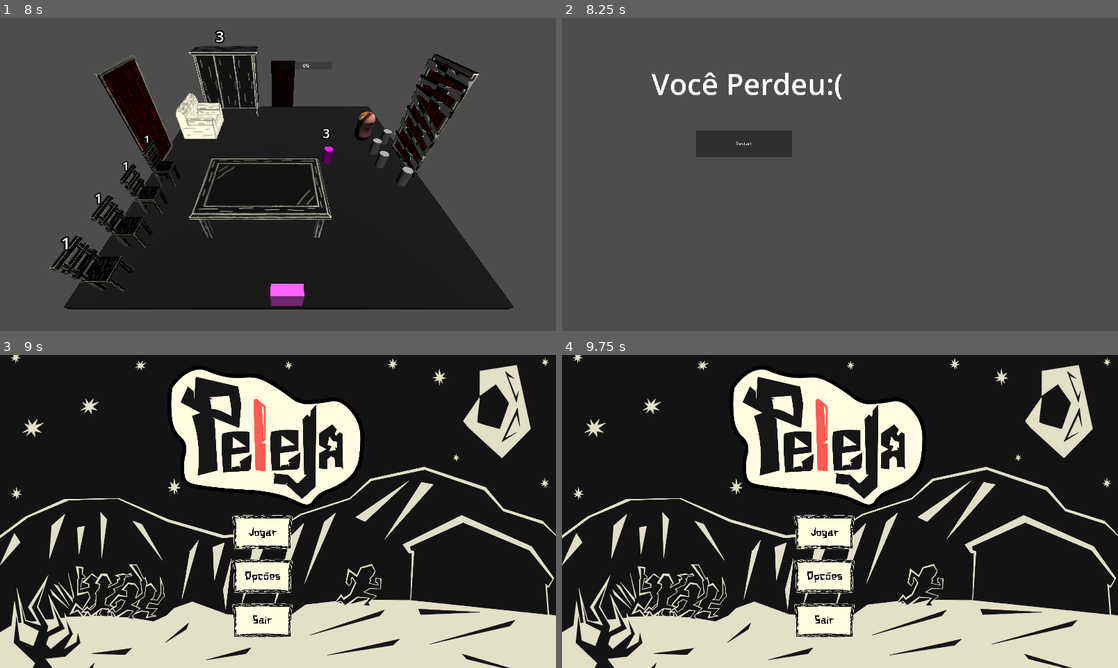
Above: before the commit, frames 1-4 (two rows, left to right).
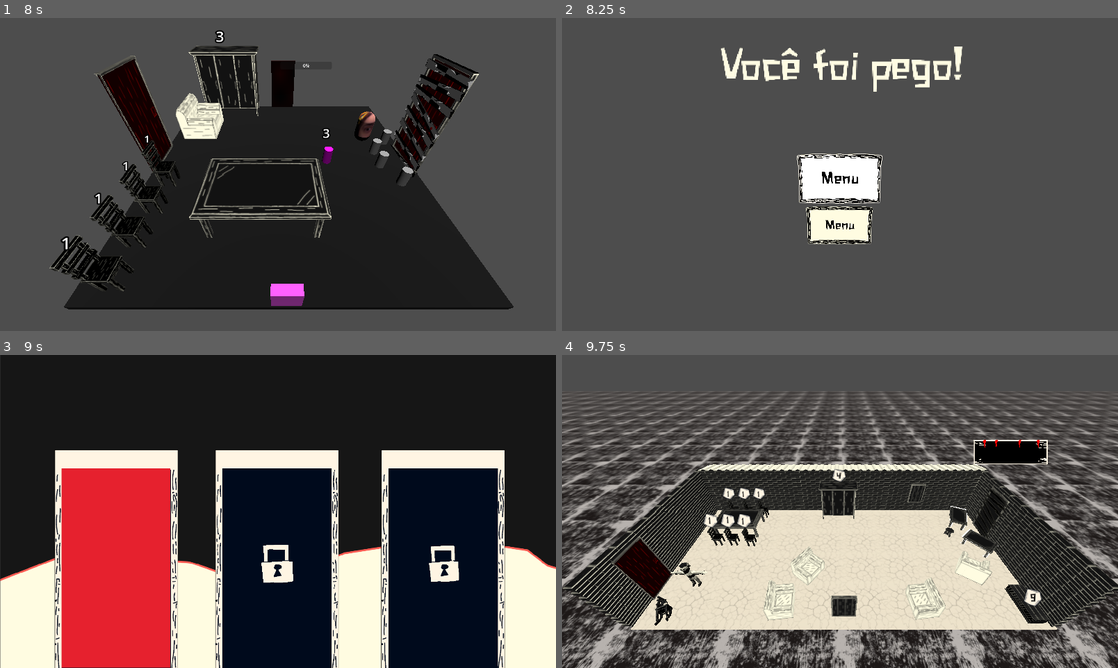
Above: after the commit, the same moments.

Repository: perilao/Project_Peleja
Game: Godot game, scene res://Scenes/Backup_level.tscn
Two runs of this game, one before a commit and one after it. Both use one fixed random seed, a clock stepped at 60 frames per second and the inputs below.
Inputs (mouse positions are in pixels of both pictures, inside the frame that each line leads up to; where the layout moved, square brackets give the same spot in the first picture):
- Up to frame 1 (8 s): hold Right (ui_right) 0.53-1.28 s; tap Enter at 1.25 s; hold Down (ui_down) 1.28-2.03 s; hold Right (ui_right) 2.03-2.78 s; hold Up (ui_up) 2.78-3.53 s; hold Left (ui_left) 3.53-5.03 s; hold Down (ui_down) 5.03-5.78 s; tap Space at 5.75 s; hold Right (ui_right) 5.78-6.53 s; hold Up (ui_up) 6.53-7.28 s; hold Right (ui_right) from 7.28 s (still down)
- Up to frame 2 (8.25 s): release Right (ui_right) at 8.03 s; hold Down (ui_down) from 8.03 s (still down)
- Up to frame 3 (9 s): release Down (ui_down) at 8.75 s; click (278, 514) [183, 480] at 8.75 s
- Up to frame 4 (9.75 s): click (678, 561) at 9.52 s

Frame 1 is identical in both runs. In frame 2, 7.7% of the frame differs, in the area x 16-73%, y 9-73%; in frame 3, 53%; in frame 4, 82%, in the area x 0-100%, y 0-100%.

Commit message:
Lose Screen 0.1

Diff:
--- a/Scenes/lose_screen.tscn
+++ b/Scenes/lose_screen.tscn
@@ -1,6 +1,11 @@
 [gd_scene format=3 uid="uid://cp18xcsfryfwi"]
 
 [ext_resource type="Script" uid="uid://dpnktxbfdv0sf" path="res://Scripts/lose_screen_manager.gd" id="1_s2rrh"]
+[ext_resource type="FontFile" uid="uid://c4vbttdi3elct" path="res://Fonts/xilosa_.ttf" id="2_38ql5"]
+[ext_resource type="Texture2D" uid="uid://bg0ajujornvg1" path="res://Assets/2D Assets/buttons/menu/menunormal.png" id="3_ak4yb"]
+[ext_resource type="Texture2D" uid="uid://b1sy84v2l160j" path="res://Assets/2D Assets/buttons/menu/menuescuro.png" id="4_1oqbe"]
+[ext_resource type="Texture2D" uid="uid://bmjj453nesxpl" path="res://Assets/2D Assets/buttons/menu/menuclaro.png" id="5_7r1e1"]
+[ext_resource type="Texture2D" uid="uid://drsrgcw5f777j" path="res://Assets/Buttons/moldurabotao2.png" id="6_ak4yb"]
 
 [node name="Lose Screen" type="Control" unique_id=1992811942]
 layout_mode = 3
@@ -11,21 +16,48 @@
 grow_vertical = 2
 script = ExtResource("1_s2rrh")
 
-[node name="Restart" type="Button" parent="." unique_id=1369788742]
+[node name="Label" type="Label" parent="." unique_id=695609068]
+layout_mode = 1
+anchors_preset = 8
+anchor_left = 0.5
+anchor_top = 0.5
+anchor_right = 0.5
+anchor_bottom = 0.5
+offset_left = -416.0
+offset_top = -436.0
+offset_right = 1268.0
+offset_bottom = -131.0
+grow_horizontal = 2
+grow_vertical = 2
+scale = Vector2(0.5, 0.5)
+theme_override_colors/font_color = Color(1, 0.9882353, 0.8901961, 1)
+theme_override_fonts/font = ExtResource("2_38ql5")
+theme_override_font_sizes/font_size = 305
+text = "Você foi pego!"
+
+[node name="menu" type="TextureButton" parent="." unique_id=1672825116]
 layout_mode = 0
-offset_left = 463.0
-offset_top = 388.0
-offset_right = 795.0
-offset_bottom = 480.0
-text = "Restart"
+offset_left = 840.00006
+offset_top = 640.0
+offset_right = 1632.0
+offset_bottom = 1143.0
+scale = Vector2(0.3, 0.3)
+texture_normal = ExtResource("3_ak4yb")
+texture_pressed = ExtResource("4_1oqbe")
+texture_hover = ExtResource("5_7r1e1")
+stretch_mode = 0
 
-[node name="Label" type="Label" parent="." unique_id=695609068]
+[node name="restart" type="TextureButton" parent="." unique_id=130400141]
 layout_mode = 0
-offset_left = 309.0
-offset_top = 158.0
-offset_right = 971.0
-offset_bottom = 435.0
-theme_override_font_sizes/font_size = 100
-text = "Você Perdeu:("
+offset_left = 808.00006
+offset_top = 456.00003
+offset_right = 1813.0
+offset_bottom = 1111.0
+scale = Vector2(0.3, 0.3)
+texture_normal = ExtResource("6_ak4yb")
+texture_pressed = ExtResource("4_1oqbe")
+texture_hover = ExtResource("5_7r1e1")
+stretch_mode = 0
 
-[connection signal="pressed" from="Restart" to="." method="_on_restart_pressed"]
+[connection signal="pressed" from="menu" to="." method="_on_menu_pressed"]
+[connection signal="pressed" from="restart" to="." method="_on_restart_pressed"]
--- a/Scripts/lose_screen_manager.gd
+++ b/Scripts/lose_screen_manager.gd
@@ -1,4 +1,7 @@
 extends Control
 
 func _on_restart_pressed() -> void:
+	get_tree().change_scene_to_file("res://Scenes/G.U.I/lvl_selector.tscn")
+
+func _on_menu_pressed() -> void:
 	get_tree().change_scene_to_file("res://Scenes/G.U.I/main_menu.tscn")
